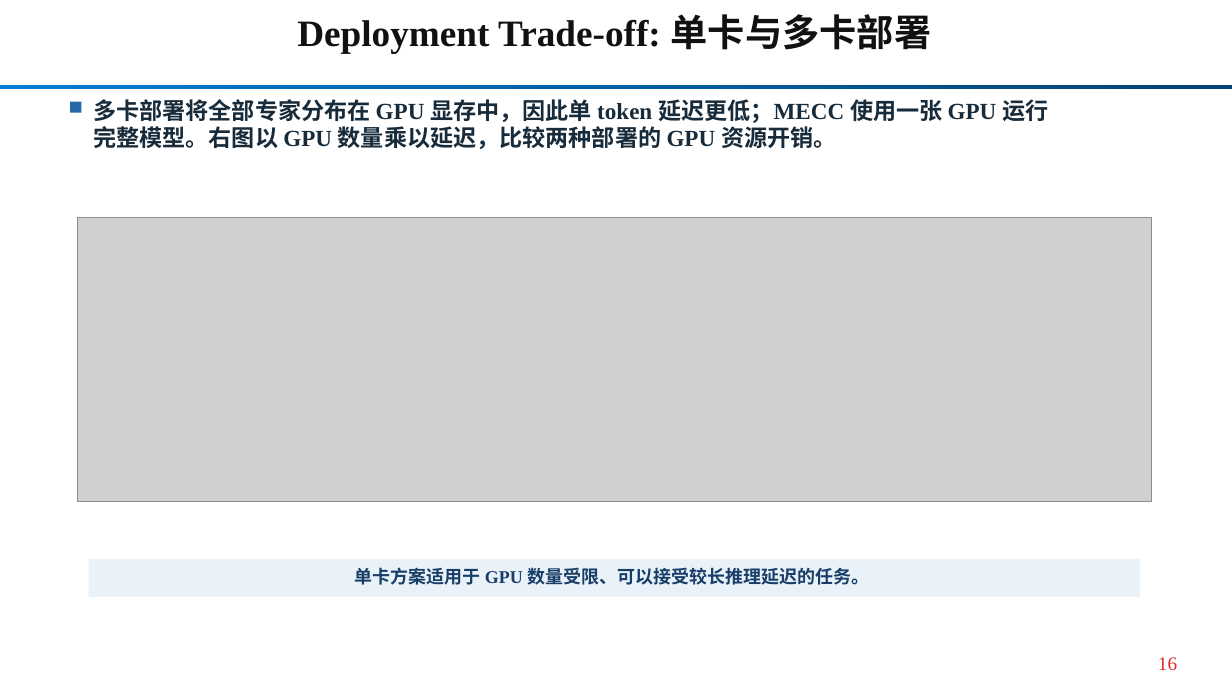
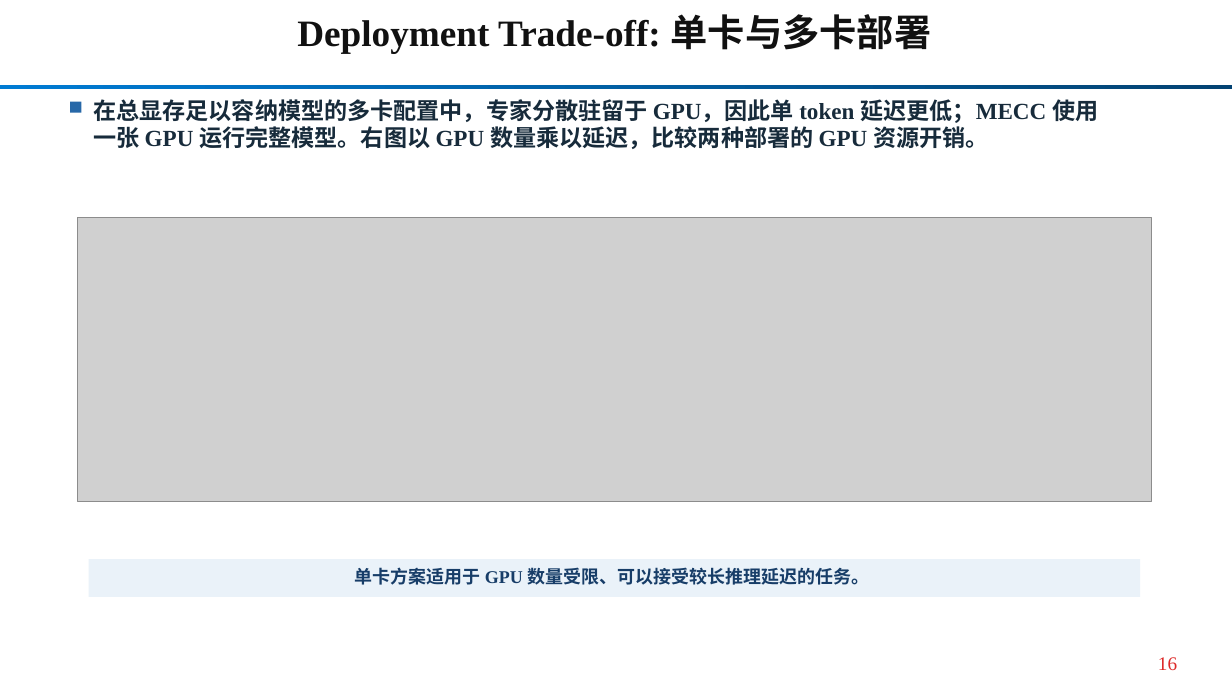
Before and after one commit to Kirihara-Yun/mecc_package, a slide deck: slide 16 of mecc_package/paper/current/MECC_HPCA_current.pptx. Drawn at 1232x693 pixels with LibreOffice and Linux fonts; fonts in the diff are those of the drawing; grey boxes stand for pictures. Boxes give left, top, right and bottom in pixels: in the first picture for what was removed or moved away, otherwise in the second. Text is boxed around its words. In the diff, an @@ line names an element or a change of style, - is before the commit and + after.

Commit message:
docs: reshape MECC explainer and refresh motivation visual

```diff
--- a/mecc_package/paper/current/MECC_HPCA_current.pptx
+++ b/mecc_package/paper/current/MECC_HPCA_current.pptx
@@ text at box(93, 99, 1098, 149): text changed @@
-多卡部署将全部专家分布在 GPU 显存中，因此单 token 延迟更低；MECC 使用一张 GPU 运行
-完整模型。右图以 GPU 数量乘以延迟，比较两种部署的 GPU 资源开销。
+在总显存足以容纳模型的多卡配置中，专家分散驻留于 GPU，因此单 token 延迟更低；MECC 使用
+一张 GPU 运行完整模型。右图以 GPU 数量乘以延迟，比较两种部署的 GPU 资源开销。
```
Also in this commit, not shown: 4 other slides changed, 13 other files.
